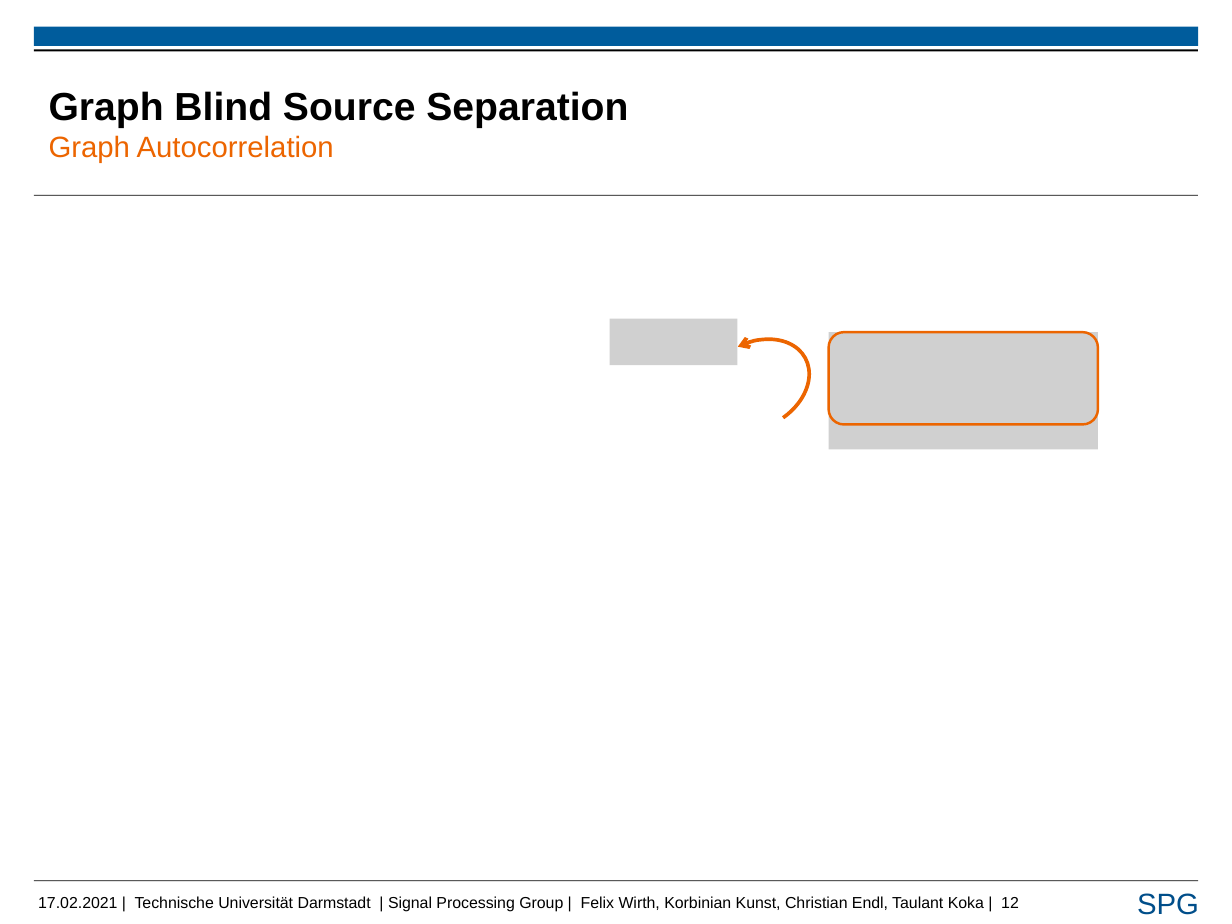
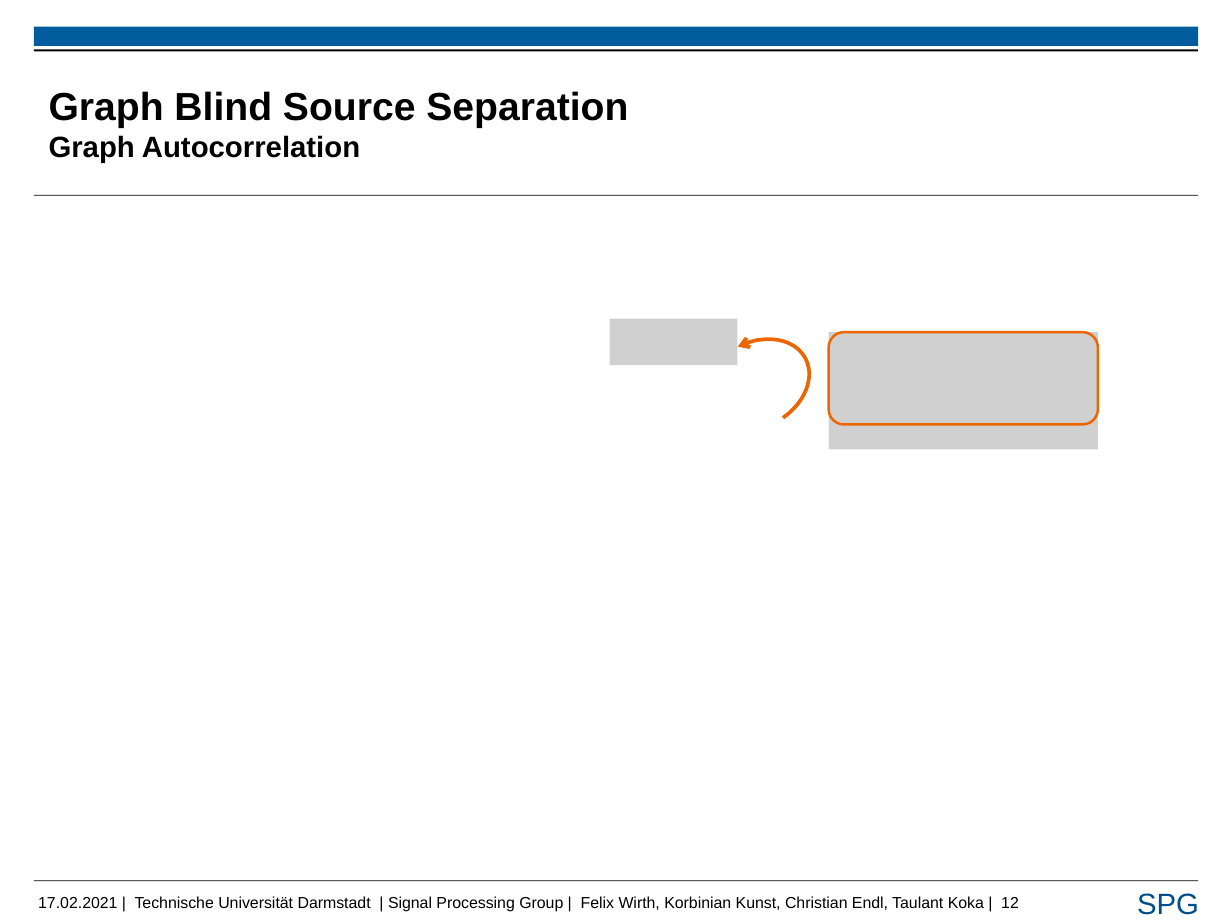
Before and after one commit to FelixUniDa/EEG-Project, a slide deck: slide 12 of Presentation/Taulant_pres_rsp.pptx. Drawn at 1232x924 pixels with LibreOffice and Linux fonts; fonts in the diff are those of the drawing; grey boxes stand for pictures; background and template pictures are left out. Boxes give left, top, right and bottom in pixels: in the first picture for what was removed or moved away, otherwise in the second. Text is boxed around its words. In the diff, an @@ line names an element or a change of style, - is before the commit and + after.

```diff
--- a/Presentation/Taulant_pres_rsp.pptx
+++ b/Presentation/Taulant_pres_rsp.pptx
@@ title "Graph Blind Source Separation Graph ..." at bbox=[49, 91, 628, 163]: text colour #EC6500 to #000000, bold on in "Graph Autocorrelation" @@
```
Also in this commit, not shown: 14 other slides changed.
